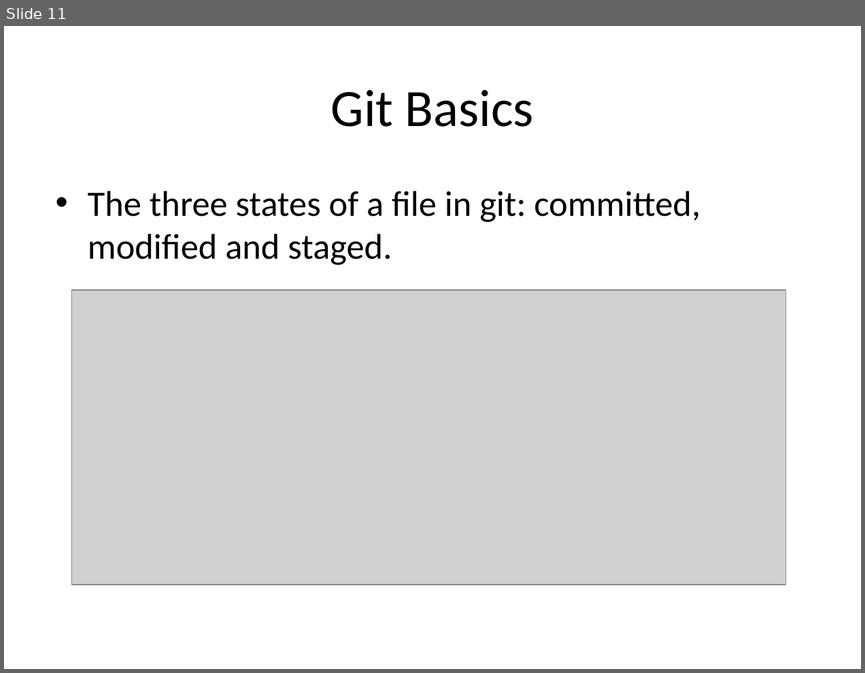
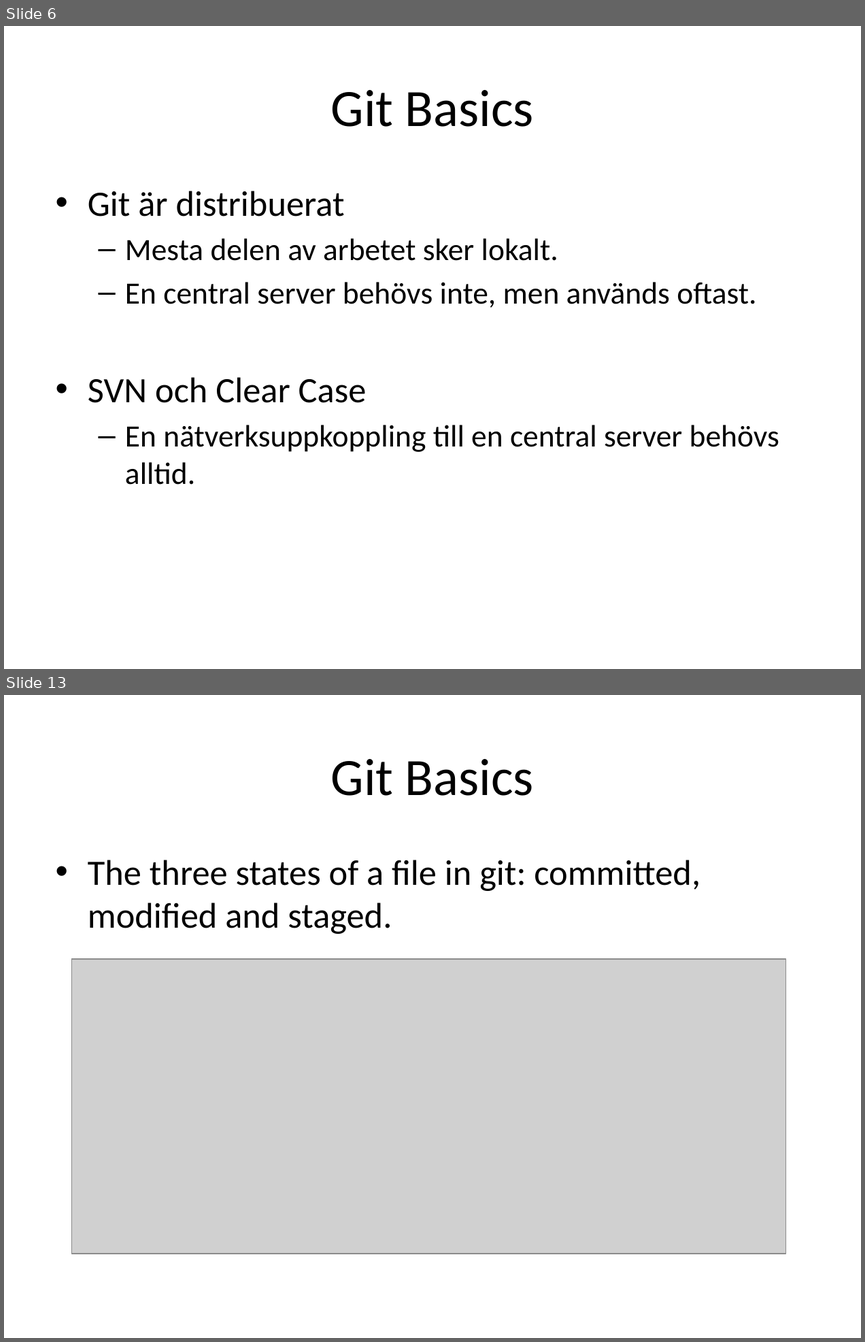
Before and after one commit to perbergq/git-presentation, a slide deck: Git.pptx. Shown one above the other, each under a label of ours: slide 11 before the commit, slides 6 and 13 after it; the slides between them are not shown. The pictures are 865x673 and 865x1342 pixels, drawn with LibreOffice and Linux fonts; fonts in the diff are those of the drawing; grey boxes stand for pictures. Boxes give left, top, right and bottom in pixels: in the first picture for what was removed or moved away, otherwise in the second. Text is boxed around its words. In the diff, an @@ line names an element or a change of style, - is before the commit and + after.

```diff
--- a/Git.pptx
+++ b/Git.pptx
@@ slide 6 added at [4,26,861,669], background #FFFFFF @@
@@ title added at [331,90,534,127], 44 pt, text #000000 @@
+Git Basics
@@ text added at [88,191,779,484], 26 pt, text #000000 @@
+• Git är distribuerat
+  – Mesta delen av arbetet sker lokalt.
+  – En central server behövs inte, men används oftast.
+• SVN och Clear Case
+  – En nätverksuppkoppling till en central server behövs alltid.
@@ what was slide 11 is now slide 13 @@
```
Also in this commit, not shown: 9 slides changed, 2 other slides added, 3 other files.
